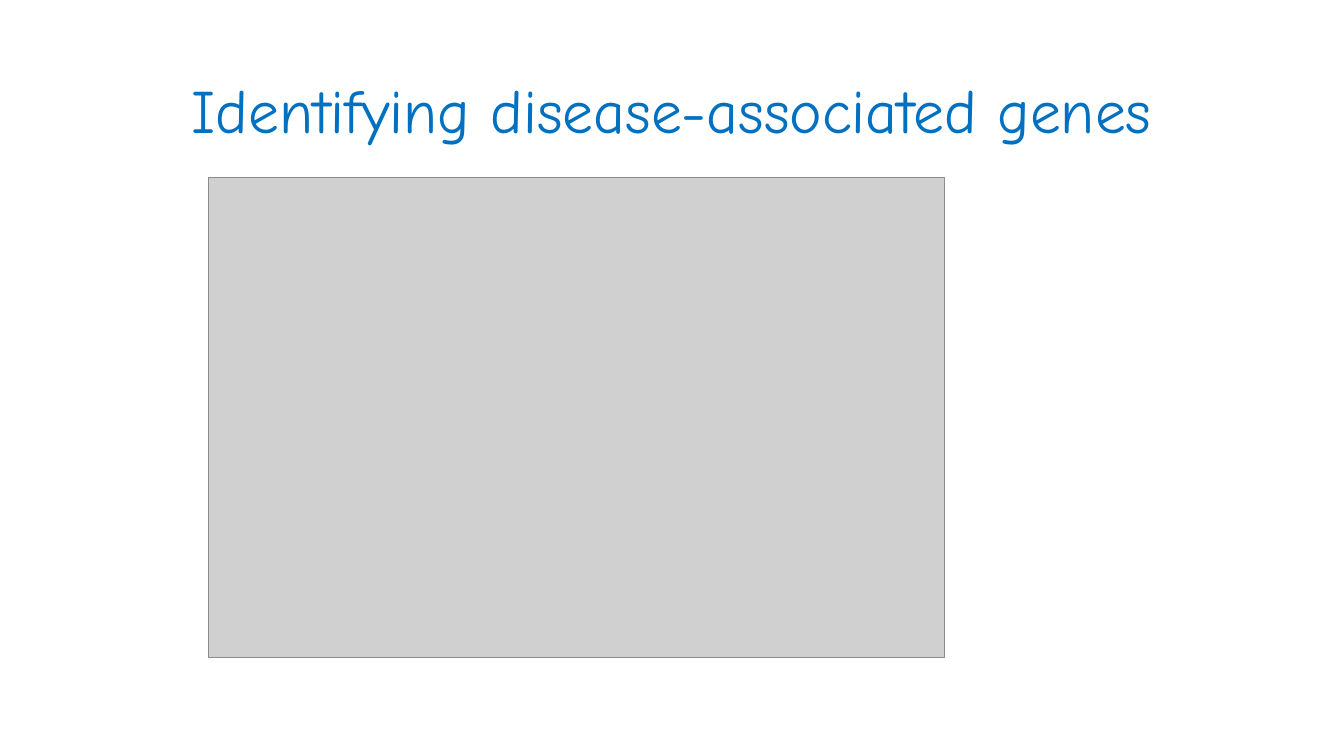
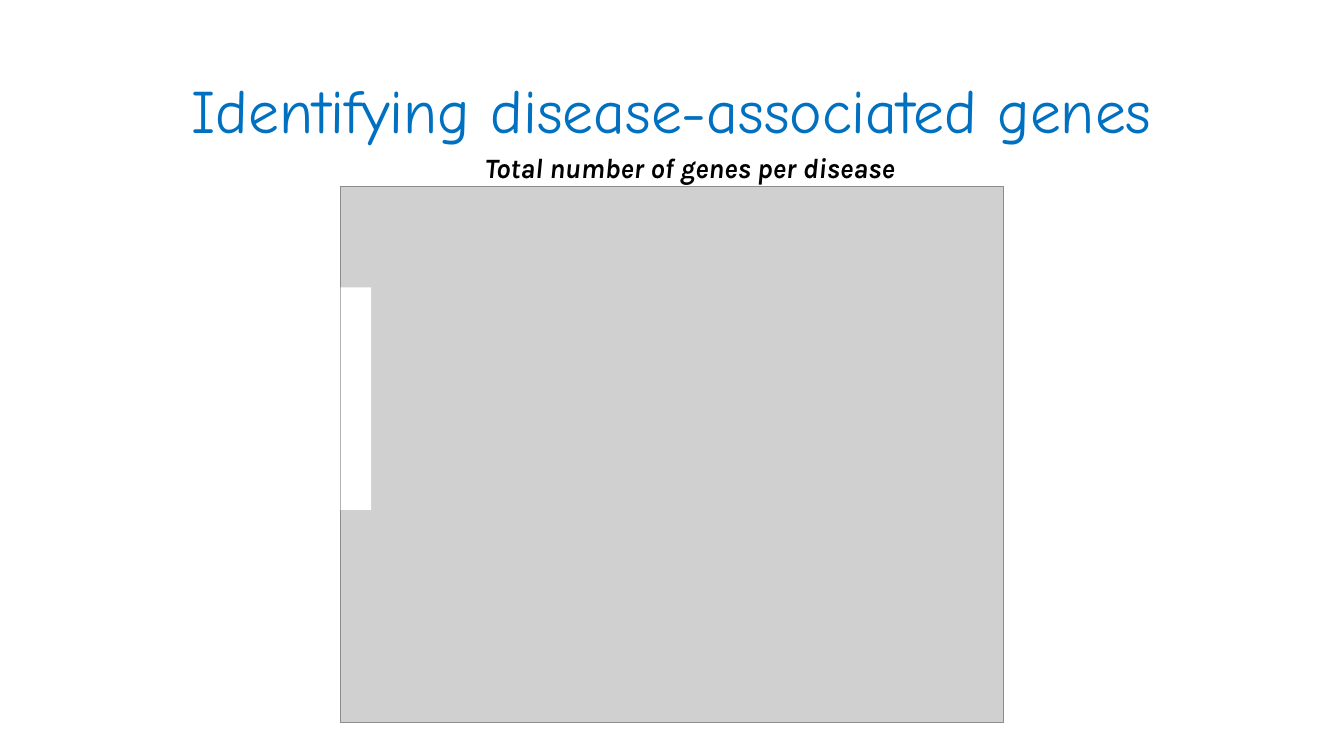
Before and after one commit to GilSasson1/DS_Project_WIS, a slide deck: slide 6 of presentation.pptx. Drawn at 1344x756 pixels with LibreOffice and Linux fonts; fonts in the diff are those of the drawing; grey boxes stand for pictures. Boxes give left, top, right and bottom in pixels: in the first picture for what was removed or moved away, otherwise in the second. Text is boxed around its words. In the diff, an @@ line names an element or a change of style, - is before the commit and + after.

```diff
--- a/presentation.pptx
+++ b/presentation.pptx
@@ text added at box(485, 158, 895, 185), 20 pt, text #000000, bold, italic @@
+Total number of genes per disease
@@ picture: place and size @@
-picture at box(209, 178, 945, 658)
+picture at box(341, 187, 1003, 723)
@@ rectangle added at box(341, 287, 372, 510), fill #FFFFFF @@
```
Also in this commit, not shown: 2 other slides changed.
